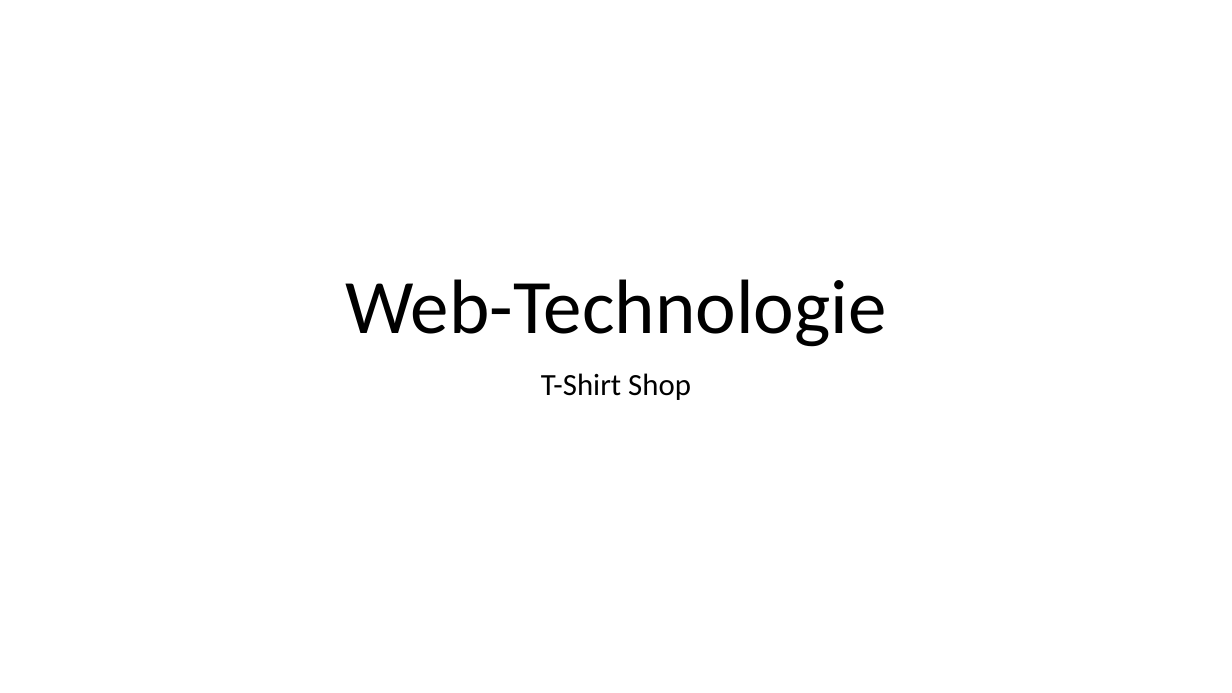
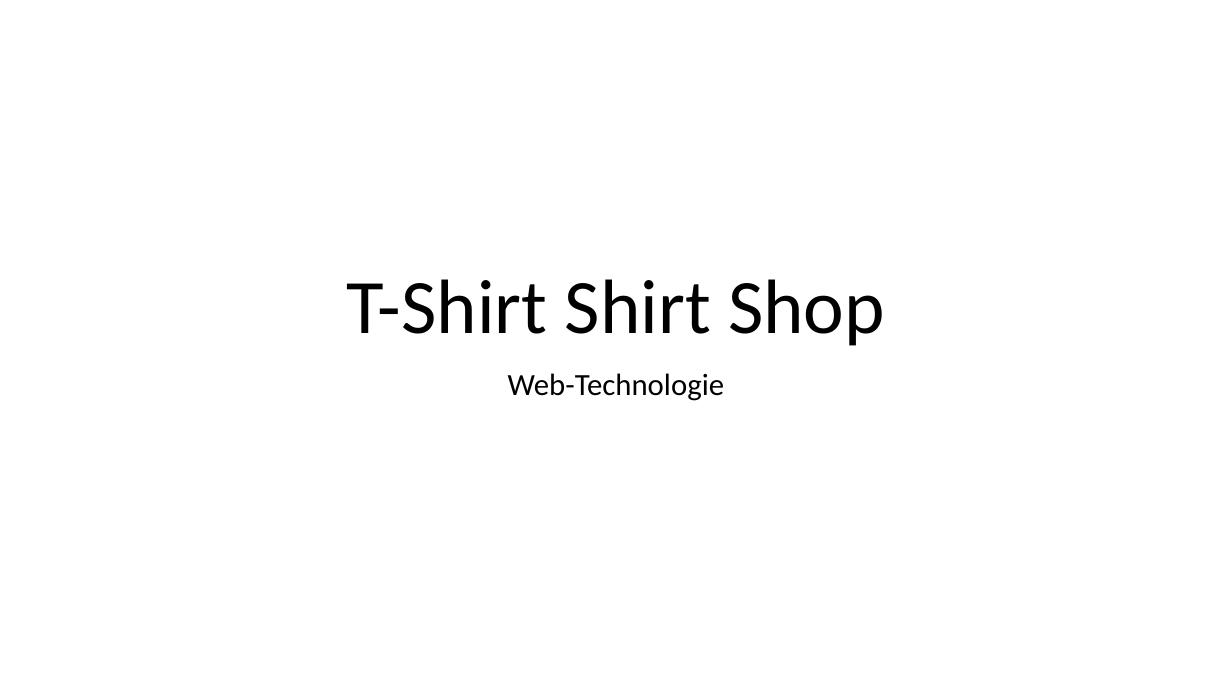
Before and after one commit to Sprayer115/render, a slide deck: slide 1 of Web-Technologie.pptx. Drawn at 1232x693 pixels with LibreOffice and Linux fonts; fonts in the diff are those of the drawing. Boxes give left, top, right and bottom in pixels: in the first picture for what was removed or moved away, otherwise in the second. Text is boxed around its words. In the diff, an @@ line names an element or a change of style, - is before the commit and + after.

```diff
--- a/Web-Technologie.pptx
+++ b/Web-Technologie.pptx
@@ title at bbox=[346, 279, 885, 346]: text changed @@
-Web-Technologie
+T-Shirt Shirt Shop
@@ subtitle at bbox=[508, 373, 724, 401]: text changed @@
-T-Shirt Shop
+Web-Technologie
```
Also in this commit, not shown: 3 other slides changed, 1 slide added, 2 other files.
